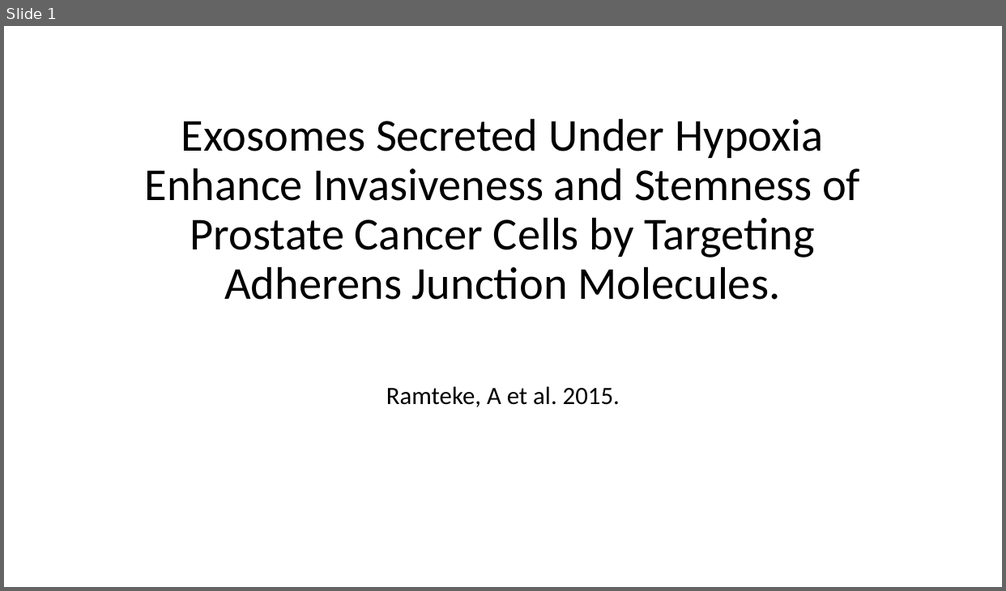
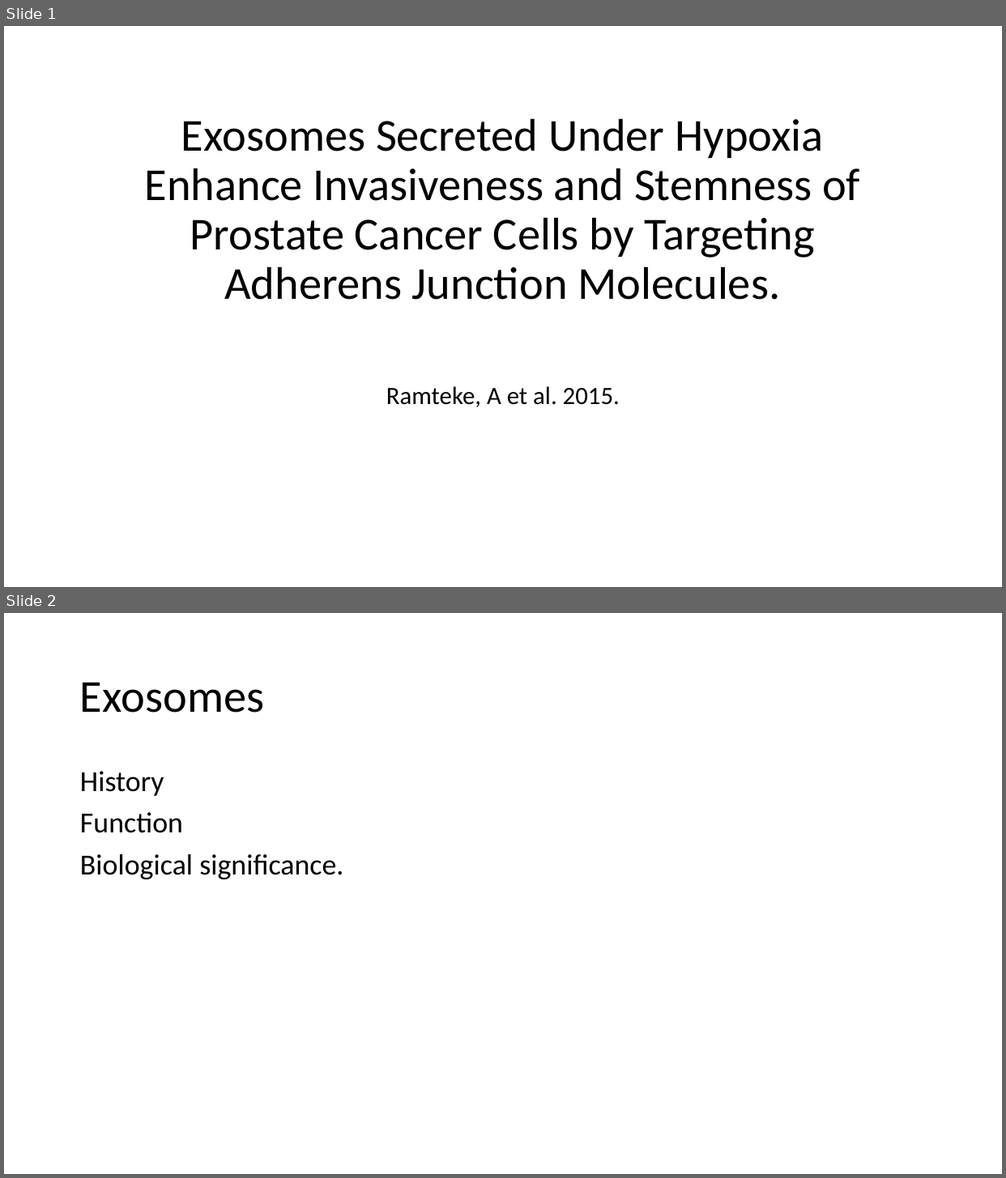
Before and after one commit to HarleyRobinson/Honours2, a slide deck: BackgroundInfo/JCslides.pptx. Shown one above the other, each under a label of ours: slide 1 before the commit, slides 1 and 2 after it. The pictures are 1006x591 and 1006x1178 pixels, drawn with LibreOffice and Linux fonts; fonts in the diff are those of the drawing. Boxes give left, top, right and bottom in pixels: in the first picture for what was removed or moved away, otherwise in the second. Text is boxed around its words. In the diff, an @@ line names an element or a change of style, - is before the commit and + after.

```diff
--- a/BackgroundInfo/JCslides.pptx
+++ b/BackgroundInfo/JCslides.pptx
@@ slide 2 added at (4,613,1002,1174), background #FFFFFF @@
@@ title added at (80,682,264,713), 44 pt, text #000000 @@
+Exosomes
@@ text added at (80,771,343,879), 28 pt, text #000000 @@
+History
+Function
+Biological significance.
```
Also in this commit, not shown: 12 other slides added, 6 slides removed, 11 other files.
